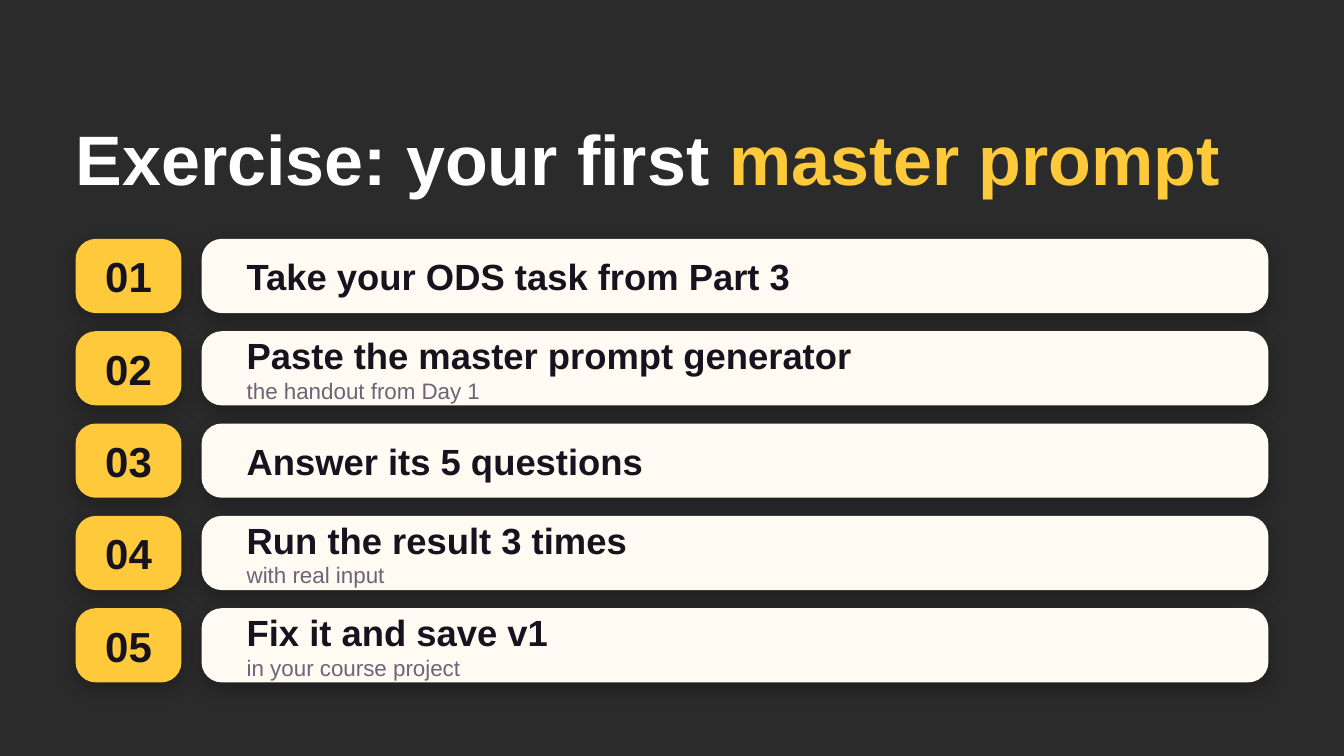
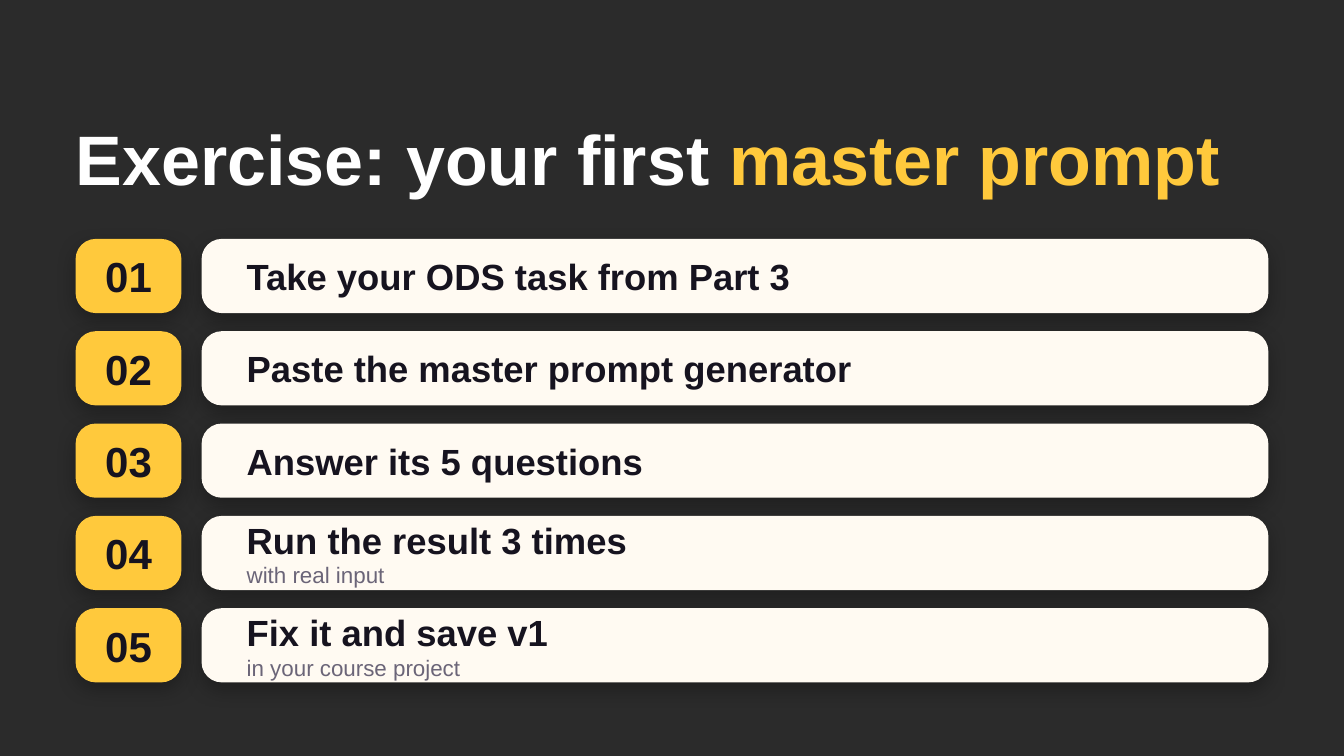
Before and after one commit to ffouladgar-ux/motion-graphics, a slide deck: slide 65 of courses/uca-ai/day2/UCA_AI_Day2.pptx (slide 41 before the commit). Drawn at 1344x756 pixels with LibreOffice and Linux fonts; fonts in the diff are those of the drawing; background and template pictures are left out; a plain dark background stands for a picture behind light text. Boxes give left, top, right and bottom in pixels: in the first picture for what was removed or moved away, otherwise in the second. Text is boxed around its words. In the diff, an @@ line names an element or a change of style, - is before the commit and + after.

```diff
--- a/courses/uca-ai/day2/UCA_AI_Day2.pptx
+++ b/courses/uca-ai/day2/UCA_AI_Day2.pptx
@@ text in rounded rectangle at [247, 383, 479, 404]: paragraph removed @@
-the handout from Day 1
```
Also in this commit, not shown: 8 other slides changed, 26 slides added, 1 slide removed, 7 other files.
